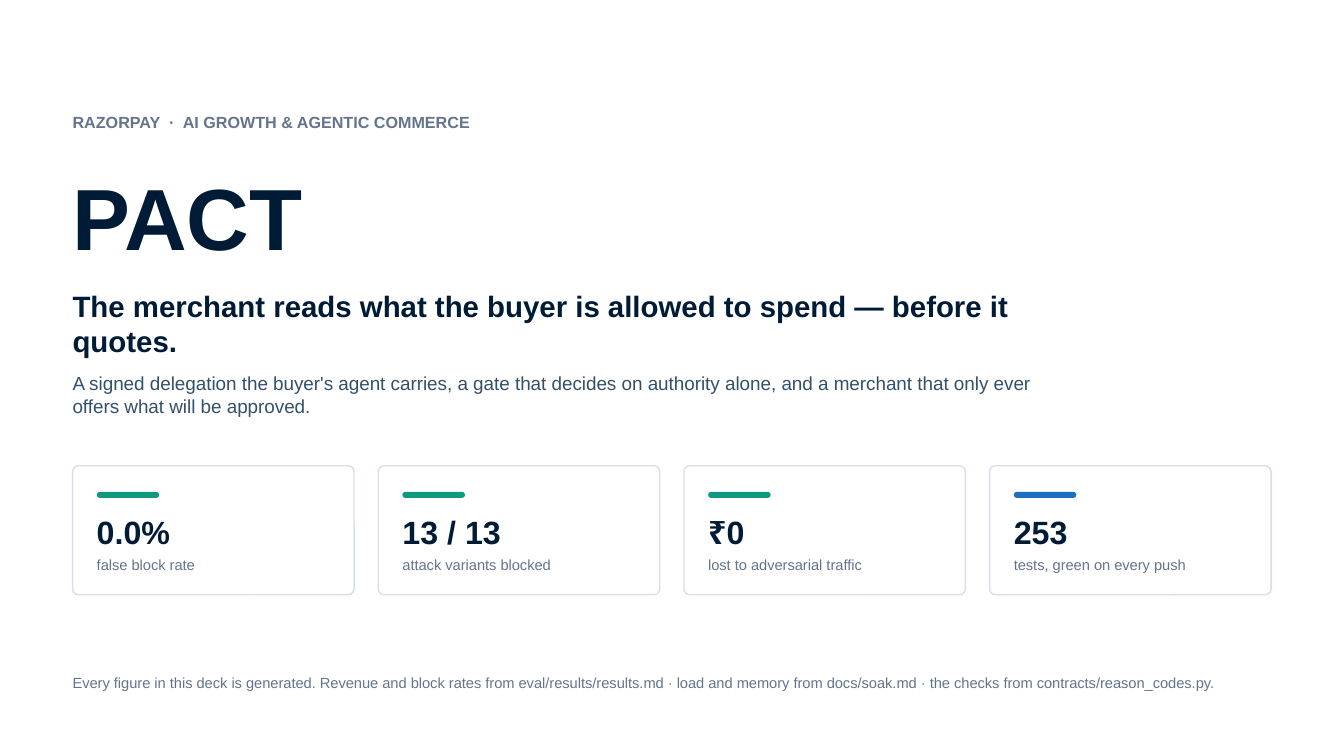
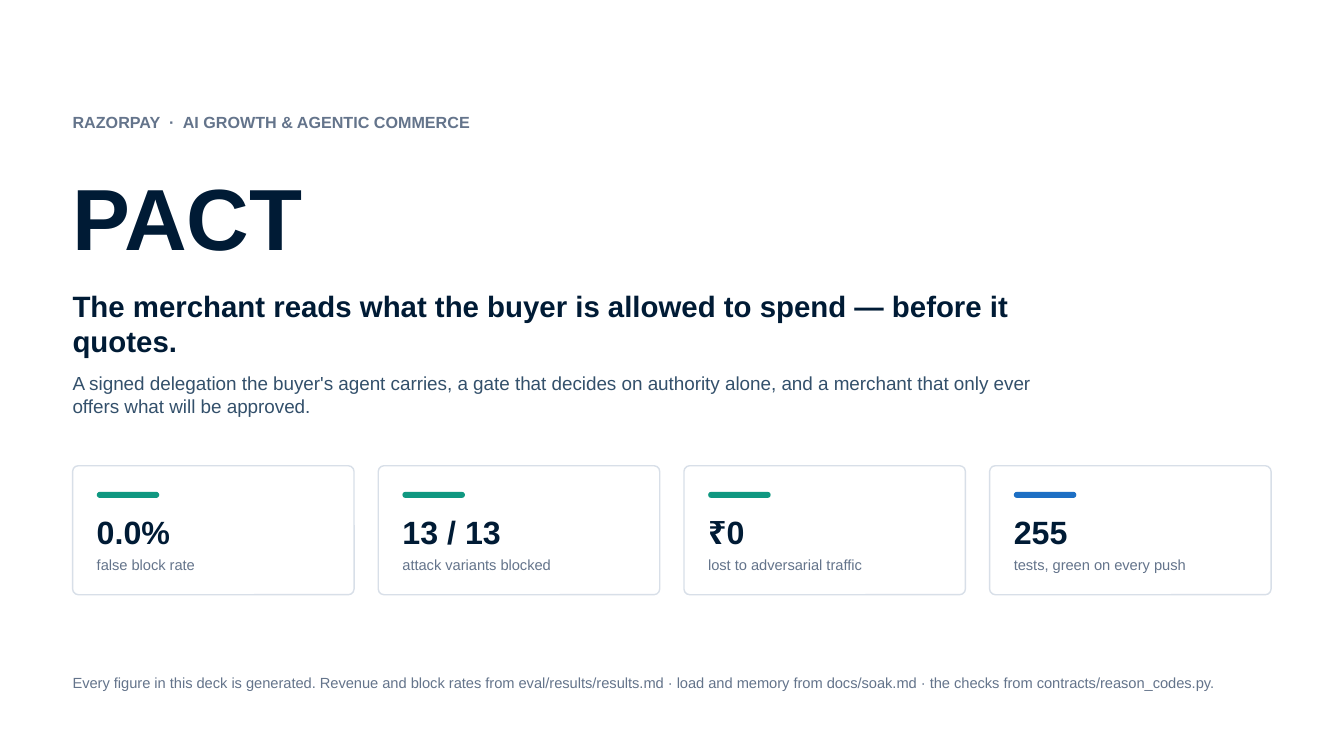
Before and after one commit to swetank18/PACT, a slide deck: slide 1 of docs/PACT-explainer.pptx. Drawn at 1344x756 pixels with LibreOffice and Linux fonts; fonts in the diff are those of the drawing. Boxes give left, top, right and bottom in pixels: in the first picture for what was removed or moved away, otherwise in the second. Text is boxed around its words. In the diff, an @@ line names an element or a change of style, - is before the commit and + after.

```diff
--- a/docs/PACT-explainer.pptx
+++ b/docs/PACT-explainer.pptx
@@ text at (x1=1014, y1=521, x2=1068, y2=545): text changed @@
-253
+255
```
Also in this commit, not shown: 1 other slide changed, 9 other files.
